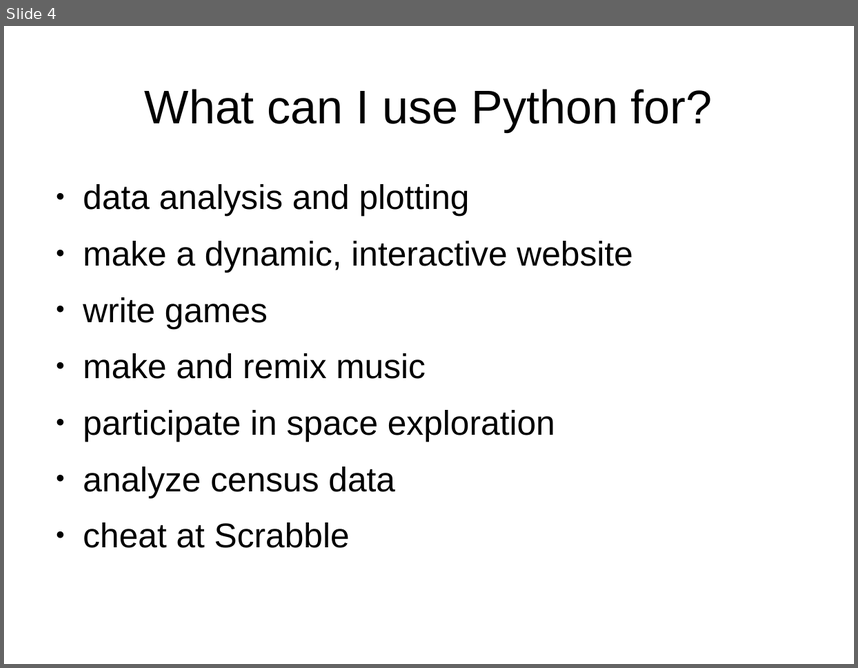
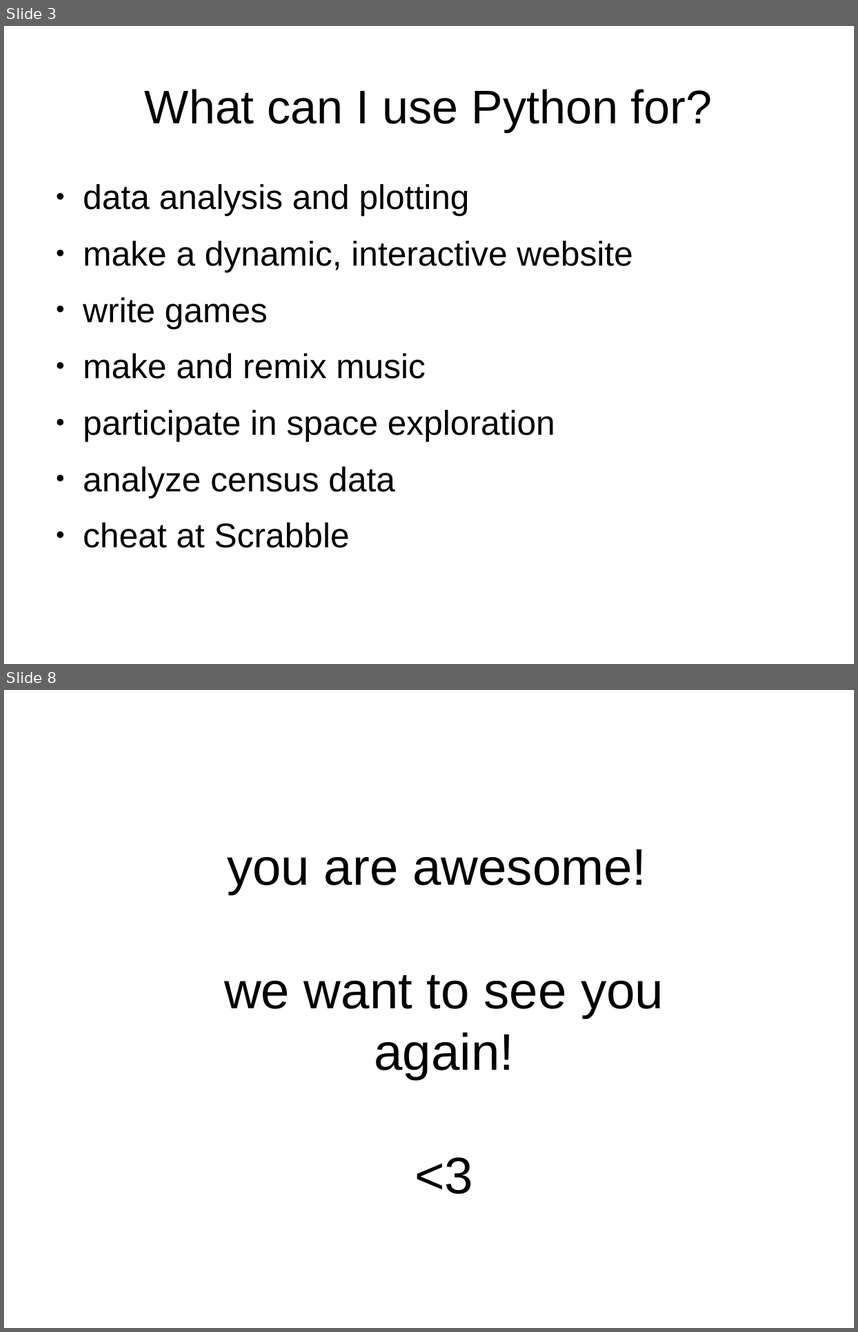
Before and after one commit to jvns/mtlpytutorial, a slide deck: outro-slides.odp. Shown one above the other, each under a label of ours: slide 4 before the commit, slides 3 and 8 after it; the slides between them are not shown. The pictures are 858x668 and 858x1332 pixels, drawn with LibreOffice and Linux fonts; fonts in the diff are those of the drawing. Boxes give left, top, right and bottom in pixels: in the first picture for what was removed or moved away, otherwise in the second. Text is boxed around its words. In the diff, an @@ line names an element or a change of style, - is before the commit and + after.

```diff
--- a/outro-slides.odp
+++ b/outro-slides.odp
@@ slide 8 added at (4,690,854,1328), background #FFFFFF @@
@@ text added at (224,849,664,1194), 48 pt, text #000000 @@
+you are awesome!
+we want to see you again!
+<3
@@ what was slide 4 is now slide 3 @@
```
Also in this commit, not shown: 1 slide changed, 4 other slides added, 2 slides removed.
